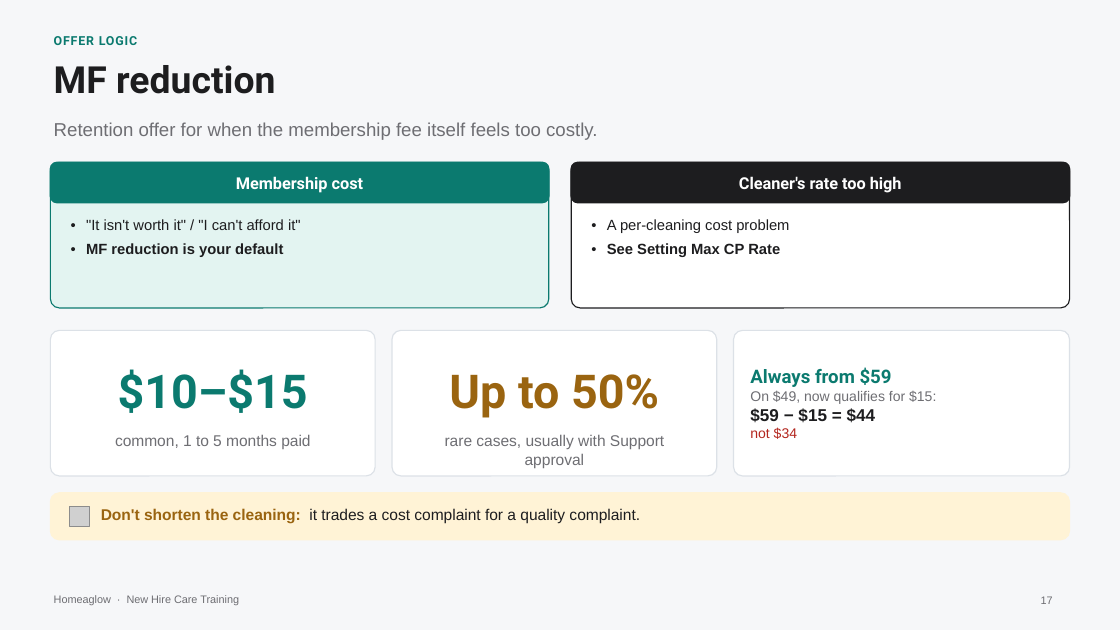
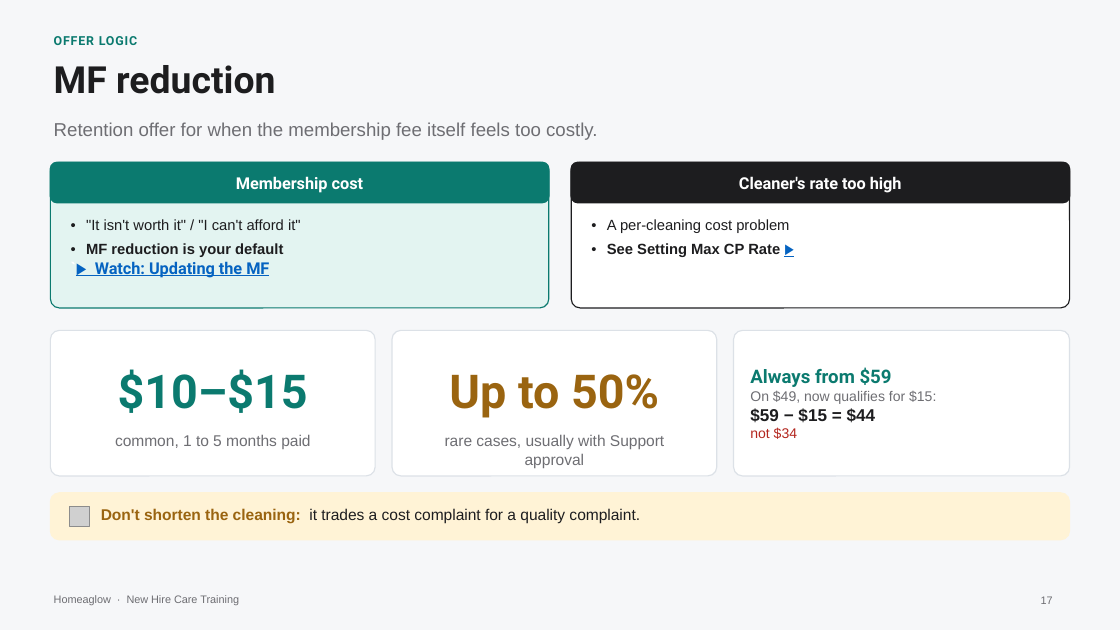
Before and after one commit to anjulimichelle/training, a slide deck: slide 17 of retention-membership-cancellation/retention-membership-cancellation.pptx. Drawn at 1120x630 pixels with LibreOffice and Linux fonts; fonts in the diff are those of the drawing; grey boxes stand for pictures. Boxes give left, top, right and bottom in pixels: in the first picture for what was removed or moved away, otherwise in the second. Text is boxed around its words. In the diff, an @@ line names an element or a change of style, - is before the commit and + after.

```diff
--- a/retention-membership-cancellation/retention-membership-cancellation.pptx
+++ b/retention-membership-cancellation/retention-membership-cancellation.pptx
@@ text at <box>95,261,269,278</box>: paragraph added @@
+`▶ Watch: Updating the MF
```
Also in this commit, not shown: 4 other slides changed, 1 slide added, 1 other file.
